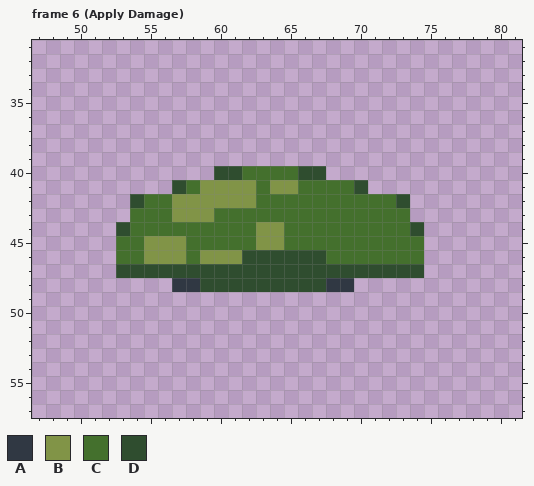
File history of a pixel-art file, Assets/Graphics/Characters/Slime Small/Slime Small.aseprite. That is the earlier state.
128x64 pixels, 6 frames. Shown: frame 6 (Apply Damage): x 47..81, y 31..57. The commit also changed other frames, which this record leaves out.
Palette (. is transparent): A #303843  B #819447  C #44702d  D #2f4d2f
Pixels before, frame 6 (Apply Damage), first column x 53:
40 .......DDCCCCDD.......
41 ....DCBBBBCBBCCCCD....
42 .DCCBBBBBBCCCCCCCCCCD.
43 .CCCBBBCCCCCCCCCCCCCC.
44 DCCCCCCCCCBBCCCCCCCCCD
45 CCBBBCCCCCBBCCCCCCCCCC
46 CCBBBCBBBDDDDDDCCCCCCC
47 DDDDDDDDDDDDDDDDDDDDDD
48 ....AADDDDDDDDDAA.....
The same view after the edit:
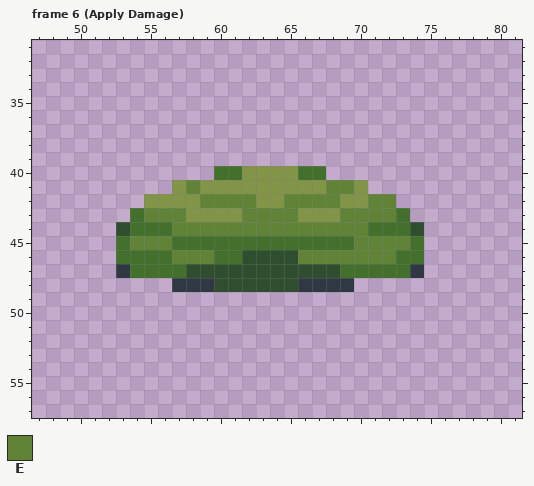
Colours new in this view: E #618338
Commit: slimes sprites and animations updated
Difference:
Changed rows in their new state; - is an unchanged pixel.
Frame 6 (Apply Damage), layer "Layer 1":
first column x 53:
40 -------CCBBBBCC-------
41 ----BE----B--BBEEB----
42 -.BB--EEEEBBEEEEBBEE.-
43 --EEE--BBEEEEBBBEEEE--
44 ----EEEEEEEEEEEEEE----
45 -EEEC-----CC-----EEEE-
46 --CCEEECC----EEEEEEE--
47 ACCCC-----------CCCCCA
48 ------A------AA-------
Boxes around the changes in both pictures, in picture pixels (x1, y1, x2, y2):
changed: (116, 166, 424, 292)
